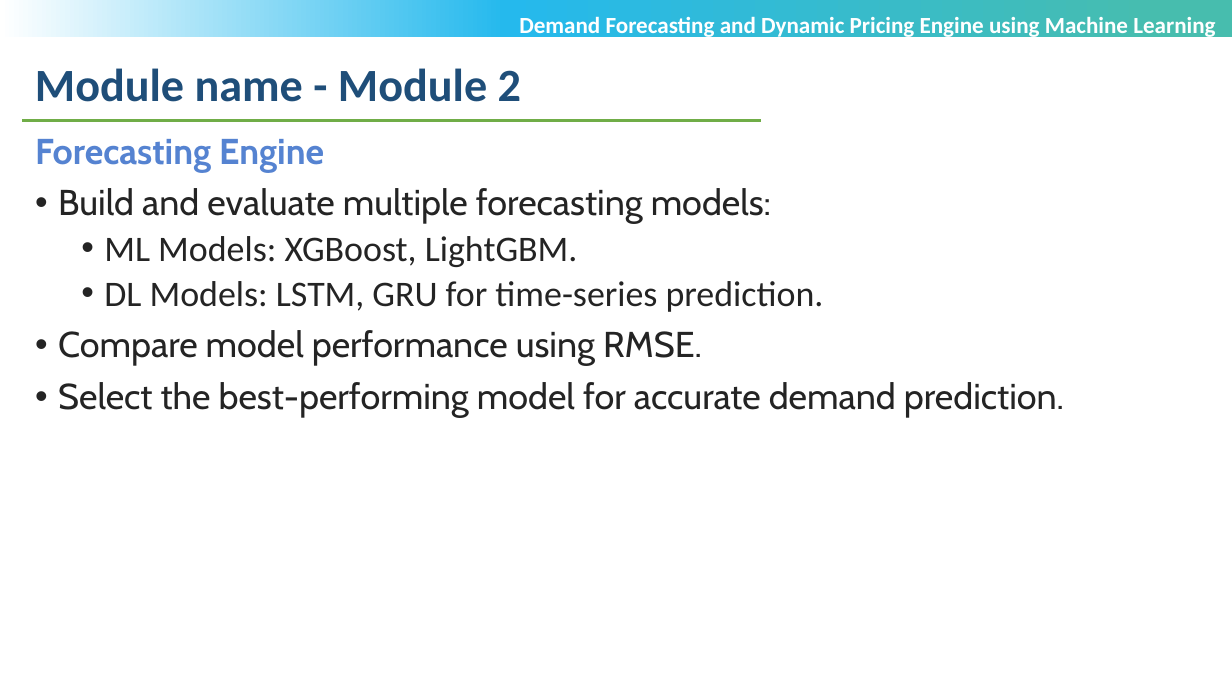
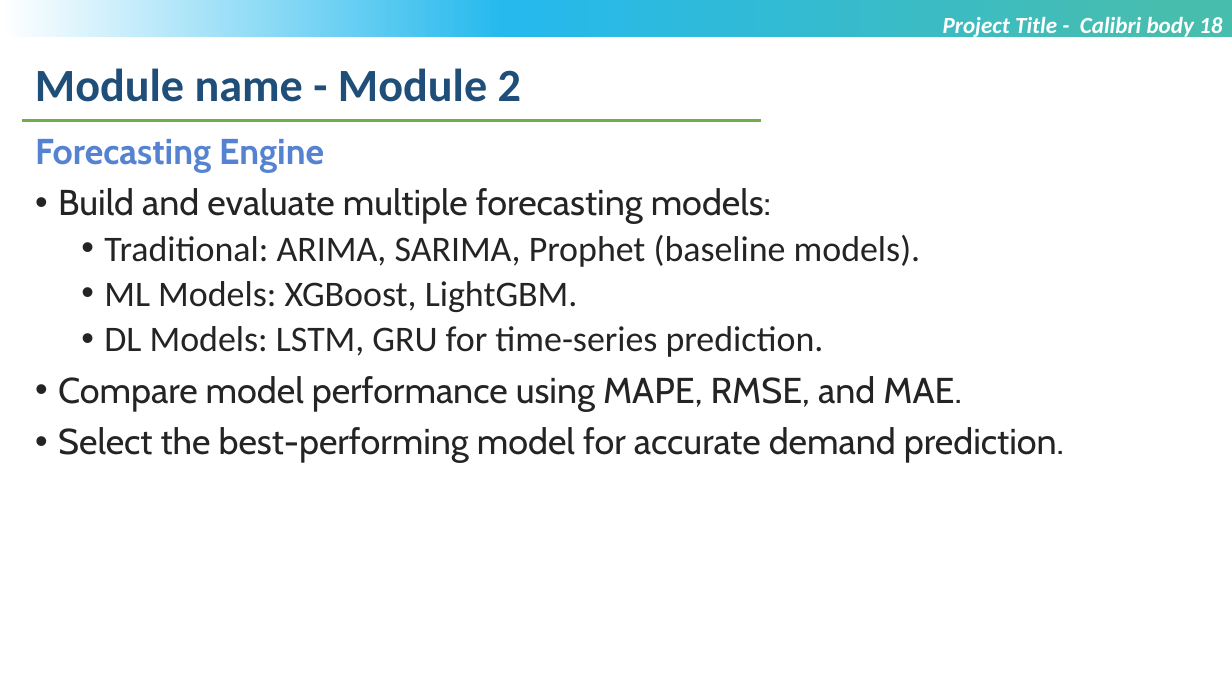
Before and after one commit to PathanAyubKhan/Review-1-PPT, a slide deck: slide 7 of 24MCS1047_MTech-Project_Review2_PPT_Template_V1.pptx. Drawn at 1232x693 pixels with LibreOffice and Linux fonts; fonts in the diff are those of the drawing; background and template pictures are left out. Boxes give left, top, right and bottom in pixels: in the first picture for what was removed or moved away, otherwise in the second. Text is boxed around its words. In the diff, an @@ line names an element or a change of style, - is before the commit and + after.

```diff
--- a/24MCS1047_MTech-Project_Review2_PPT_Template_V1.pptx
+++ b/24MCS1047_MTech-Project_Review2_PPT_Template_V1.pptx
@@ text at (943,17,1222,39): text changed; italic on @@
-Demand Forecasting and Dynamic Pricing Engine using Machine Learning
+Project Title - Calibri body 18
@@ text at (104,235,921,267): paragraph added @@
+  • Traditional: ARIMA, SARIMA, Prophet (baseline models).
@@ text at (58,376,961,411): text changed @@
-• Compare model performance using RMSE.
+• Compare model performance using MAPE, RMSE, and MAE.
```
Also in this commit, not shown: 17 other slides changed, 1 other file.
